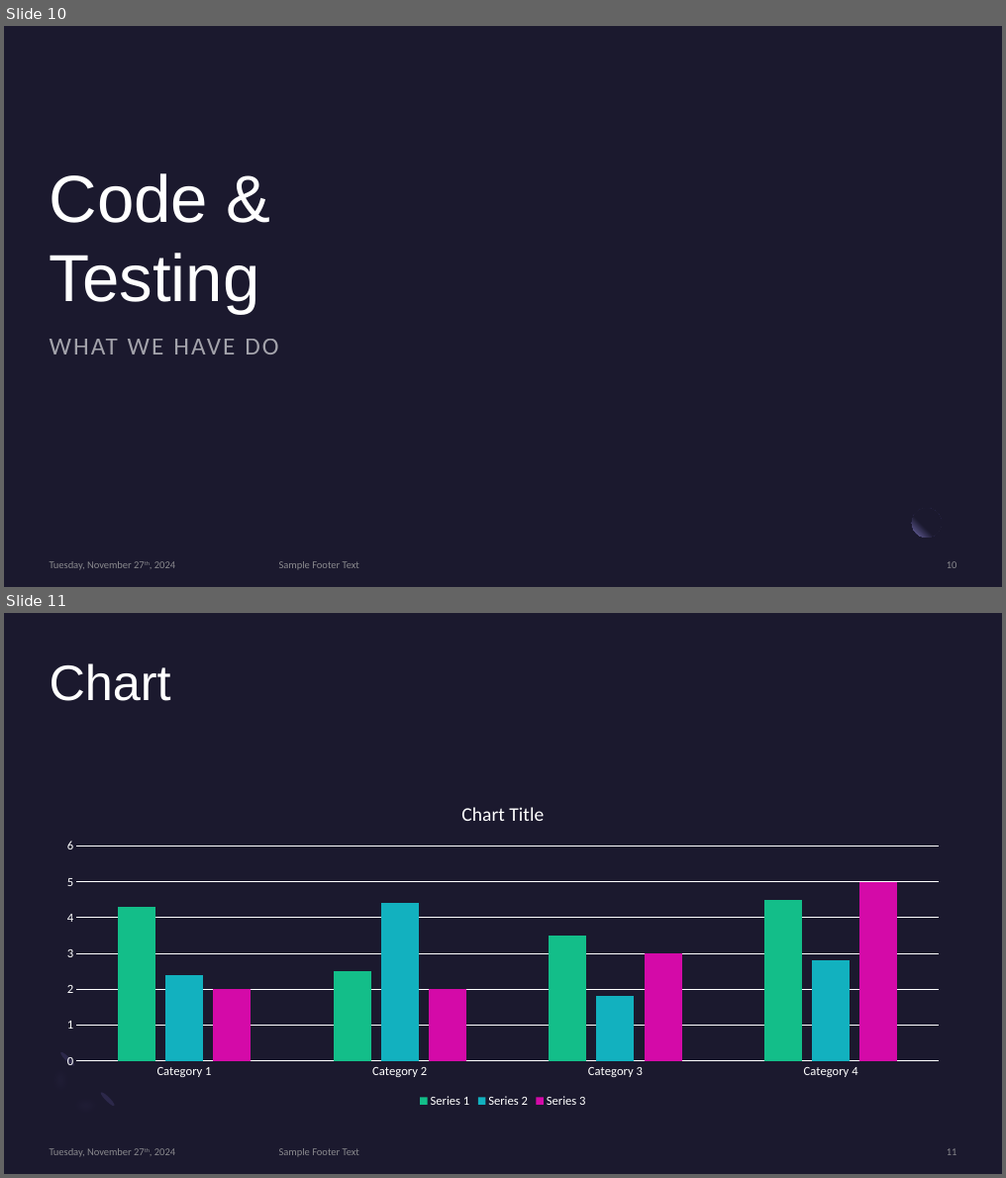
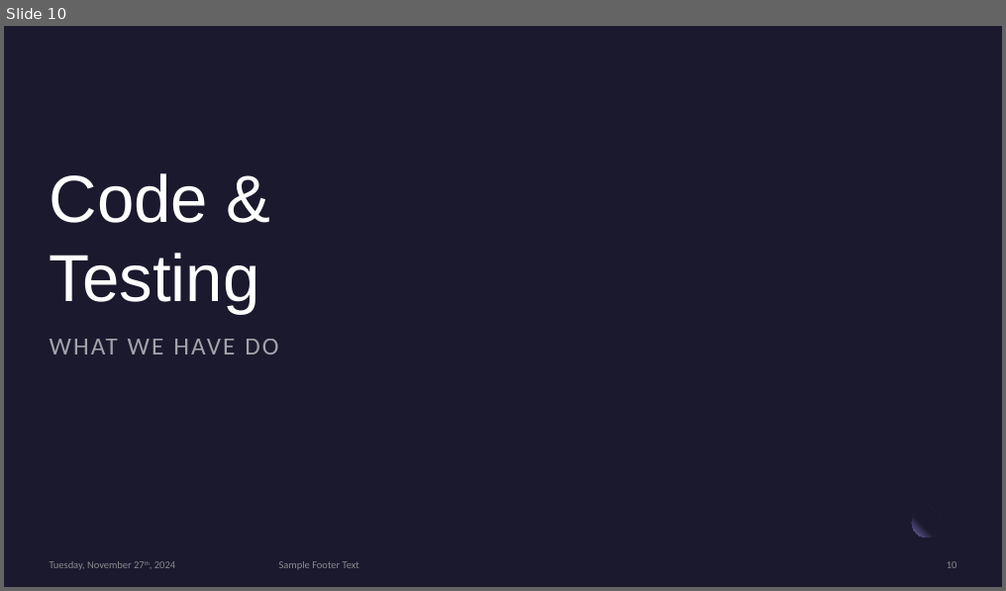
Before and after one commit to Edward-Pratt/2024NovHackathon, a slide deck: res/Smart Budget Presentation.pptx. Shown one above the other, each under a label of ours: slides 10 and 11 before the commit, slide 10 after it. The pictures are 1006x1178 and 1006x591 pixels, drawn with LibreOffice and Linux fonts; fonts in the diff are those of the drawing; background and template pictures are left out. Boxes give left, top, right and bottom in pixels: in the first picture for what was removed or moved away, otherwise in the second. Text is boxed around its words. In the diff, an @@ line names an element or a change of style, - is before the commit and + after.

```diff
--- a/res/Smart Budget Presentation.pptx
+++ b/res/Smart Budget Presentation.pptx
@@ slide 11 removed at (4,613,1002,1174), background #1B192E @@
@@ title removed at (50,663,171,701) @@
-Chart
@@ column chart removed at (49,786,957,1112) @@
-categories: Category 1, Category 2, Category 3, Category 4
-Series 1: 4.3, 2.5, 3.5, 4.5
-Series 2: 2.4, 4.4, 1.8, 2.8
-Series 3: 2, 2, 3, 5
@@ freeform shape removed at (34,1049,118,1133) @@
@@ ellipse removed at (59,1051,76,1067) @@
@@ ellipse removed at (99,1091,116,1108) @@
@@ text removed at (50,1149,175,1157) @@
-Tuesday, November 27th, 2024
@@ text removed at (279,1149,359,1157) @@
-Sample Footer Text
@@ page number removed at (946,1149,957,1156) @@
-11
```
Also in this commit, not shown: 4 slides changed, 2 slides added, 2 other slides removed, 1 other file.
